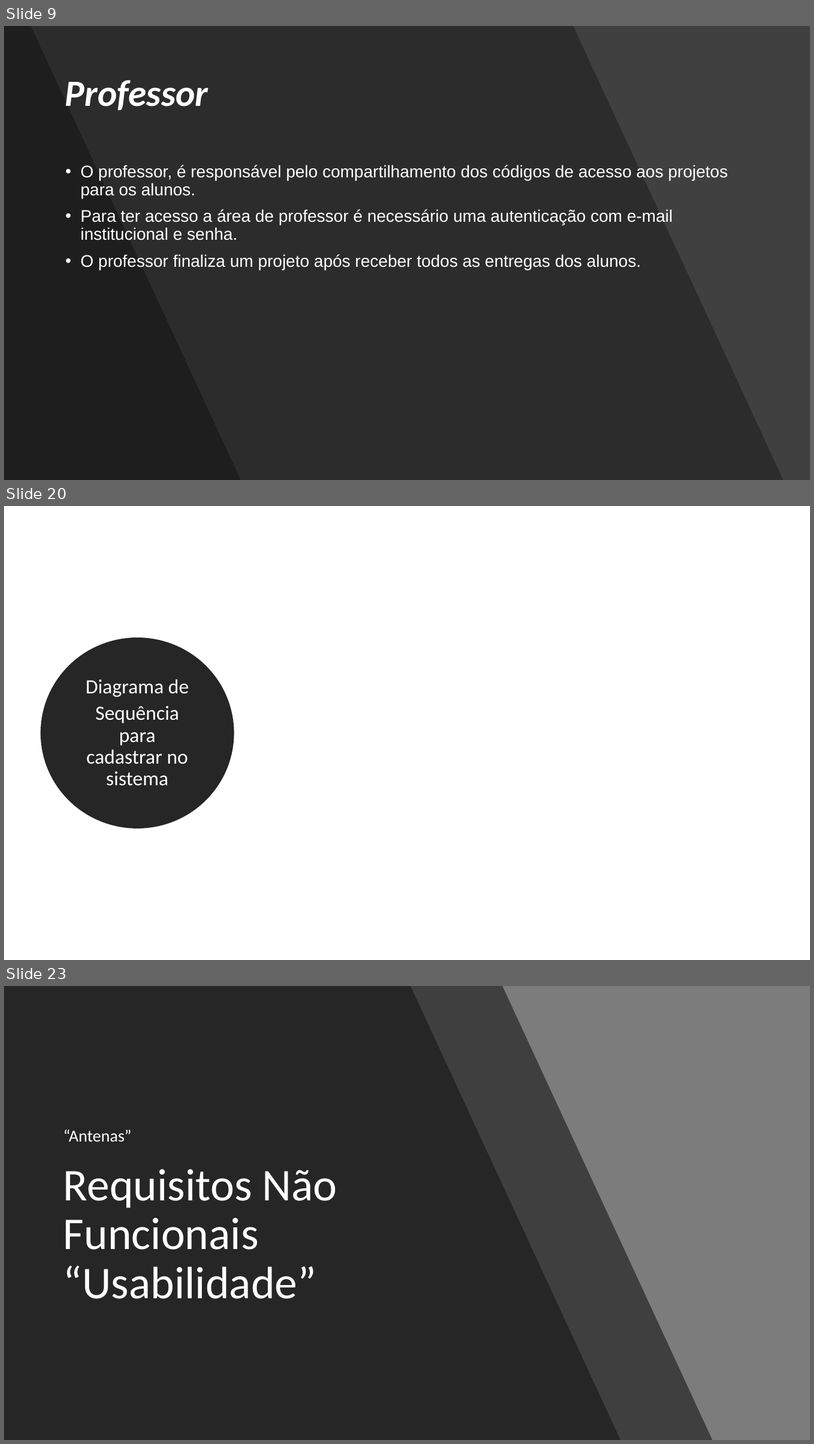
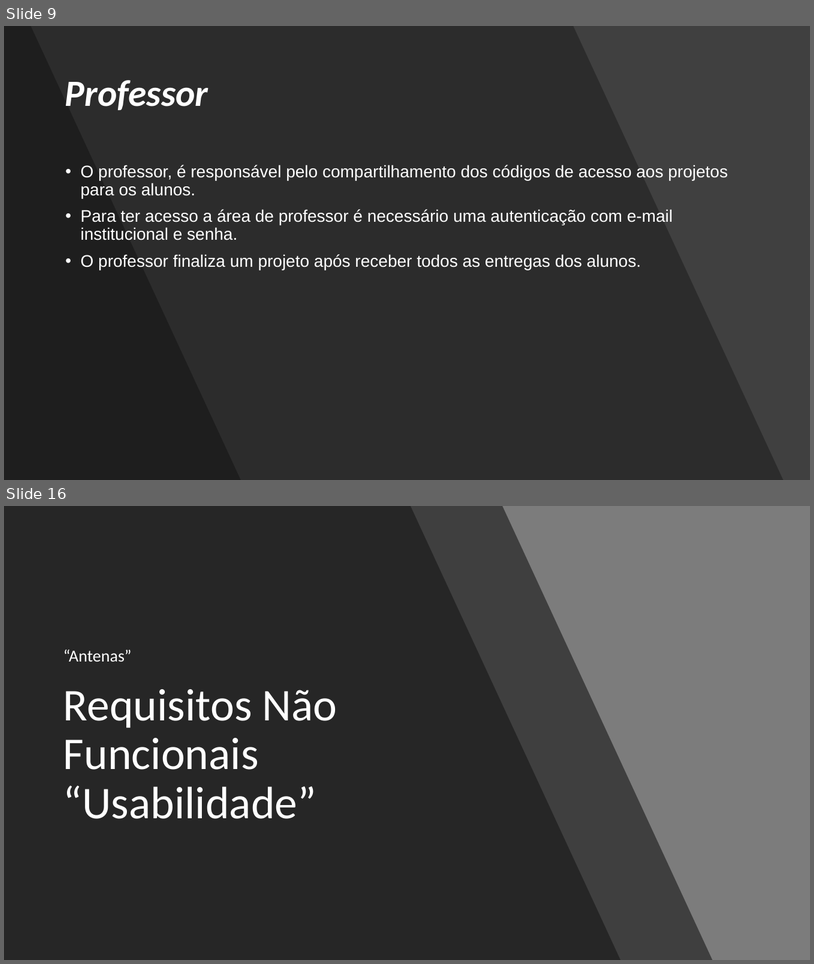
Before and after one commit to giraudgabriel/Projeto-Antenas, a slide deck: diagramas/Requisitos.pptx. Shown one above the other, each under a label of ours: slides 9, 20 and 23 before the commit, slides 9 and 16 after it; the slides between them are not shown. The pictures are 814x1444 and 814x964 pixels, drawn with LibreOffice and Linux fonts; fonts in the diff are those of the drawing. Boxes give left, top, right and bottom in pixels: in the first picture for what was removed or moved away, otherwise in the second. Text is boxed around its words. In the diff, an @@ line names an element or a change of style, - is before the commit and + after.

```diff
--- a/diagramas/Requisitos.pptx
+++ b/diagramas/Requisitos.pptx
@@ slide 20 removed at <box>4,506,810,960</box>, background #FFFFFF @@
@@ ellipse removed at <box>47,643,228,822</box> @@
-Diagrama de
-Sequência para cadastrar no sistema
@@ what was slide 23 is now slide 16 @@
```
Also in this commit, not shown: 8 slides changed, 6 other slides removed.
